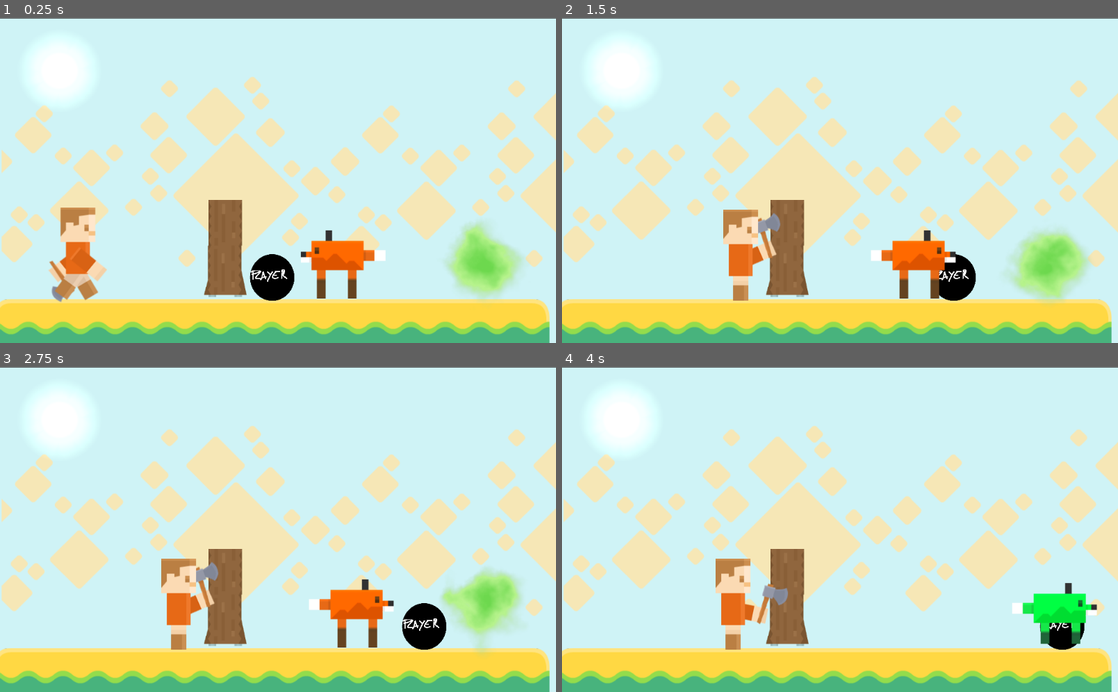
Above: before the commit, frames 1-4 (two rows, left to right).
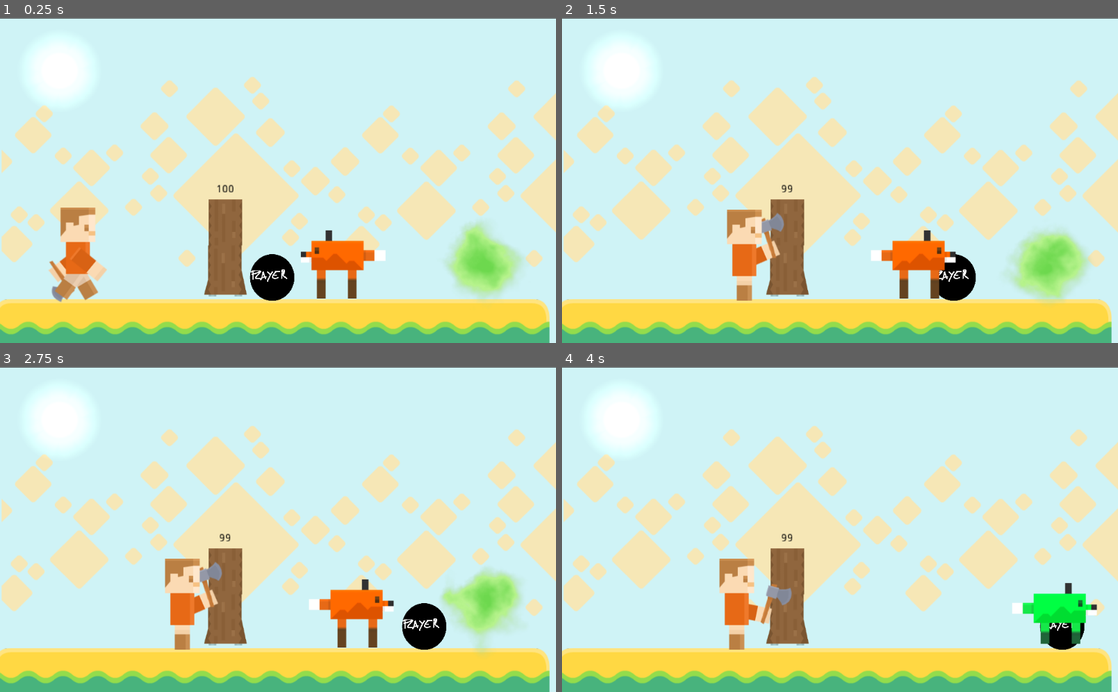
Above: after the commit, the same moments.

Repository: thiagola92/gamejamplus-2020
Game: Godot game, scene res://scenes/Main.tscn
The game is run twice, just before and just after one commit, with the same random seed, the same clock (stepped at 60 frames per second) and the same inputs. The project has no main scene, so this scene is started directly.
Inputs:
- Up to frame 1 (0.25 s): no input
- Up to frame 2 (1.5 s): hold D 0.53-1.28 s; hold A from 1.28 s (still down)
- Up to frame 3 (2.75 s): release A at 2.03 s; hold D from 2.03 s (still down)
- Up to frame 4 (4 s): release D at 3.53 s; hold A from 3.53 s (still down)

The runs differ from the first frame. In frame 1, 0.1% of the frame differs, in the area x 36-45%, y 51-86%; in frame 2, 0.9%; in frame 3, 0.9%; in frame 4, 0.9%, in the area x 27-45%, y 51-87%.

Commit message:
Wall

Diff:
--- a/Game/scenes/Enemy.tscn
+++ b/Game/scenes/Enemy.tscn
@@ -17,14 +17,14 @@
 
 [sub_resource type="SpriteFrames" id=2]
 animations = [ {
+"frames": [ ExtResource( 10 ), ExtResource( 11 ) ],
+"loop": true,
+"name": "attack",
+"speed": 5.0
+}, {
 "frames": [ ExtResource( 9 ), ExtResource( 6 ), ExtResource( 8 ), ExtResource( 7 ), ExtResource( 5 ), ExtResource( 3 ), ExtResource( 1 ), ExtResource( 4 ) ],
 "loop": true,
 "name": "run",
-"speed": 5.0
-}, {
-"frames": [ ExtResource( 10 ), ExtResource( 11 ) ],
-"loop": true,
-"name": "attack",
 "speed": 5.0
 } ]
 
@@ -40,4 +40,6 @@
 [node name="AnimatedSprite" type="AnimatedSprite" parent="."]
 frames = SubResource( 2 )
 animation = "run"
+
+[node name="Timer" type="Timer" parent="."]
 [connection signal="area_entered" from="." to="." method="_on_Enemy_area_entered"]
--- a/Game/scenes/Main.tscn
+++ b/Game/scenes/Main.tscn
@@ -79,9 +79,8 @@
 z_index = 1
 
 [node name="Wall" parent="." instance=ExtResource( 3 )]
-position = Vector2( 426.727, 418.614 )
+position = Vector2( 427, 418 )
 scale = Vector2( 0.7, 0.7 )
-script = null
 
 [node name="Light2D" type="Light2D" parent="."]
 position = Vector2( 124.615, 92.2835 )
@@ -104,11 +103,17 @@
 position = Vector2( 334.667, 280.82 )
 z_index = -1
 texture = ExtResource( 1 )
+__meta__ = {
+"_edit_lock_": true
+}
 
 [node name="set2_tiles2" type="Sprite" parent="."]
 position = Vector2( 974.07, 281.074 )
 z_index = -1
 texture = ExtResource( 1 )
+__meta__ = {
+"_edit_lock_": true
+}
 
 [node name="Guarana" parent="." instance=ExtResource( 8 )]
 position = Vector2( 643.515, 447.929 )
--- a/Game/scenes/Wall.tscn
+++ b/Game/scenes/Wall.tscn
@@ -5,17 +5,17 @@
 [sub_resource type="GDScript" id=1]
 script/source = "extends Area2D
 
+export var health = 100
 
-func _physics_process(delta):
-	pass
-
-# Called when the node enters the scene tree for the first time.
 func _ready():
 	pass
 
-# Called every frame. 'delta' is the elapsed time since the previous frame.
-#func _process(delta):
-#	pass
+func _process(delta):
+		$Health.text = str(health)
+
+func hit():
+	health -= 1
+	print(health)
 "
 
 [sub_resource type="RectangleShape2D" id=2]
@@ -53,6 +53,9 @@
 
 [node name="Wall" type="Area2D"]
 script = SubResource( 1 )
+__meta__ = {
+"_edit_group_": true
+}
 
 [node name="CollisionShape2D" type="CollisionShape2D" parent="."]
 shape = SubResource( 2 )
@@ -61,3 +64,17 @@
 tile_set = SubResource( 3 )
 format = 1
 tile_data = PoolIntArray( -65537, 1, 0, 65535, 0, 0 )
+
+[node name="Health" type="Label" parent="."]
+margin_left = -113.326
+margin_top = -197.556
+margin_right = 0.67395
+margin_bottom = -153.556
+rect_scale = Vector2( 2, 2 )
+custom_colors/font_color = Color( 0, 0, 0, 1 )
+text = "health"
+align = 1
+valign = 1
+__meta__ = {
+"_edit_use_anchors_": false
+}
--- a/Game/scripts/Inimigo.gd
+++ b/Game/scripts/Inimigo.gd
@@ -15,4 +15,5 @@
 	$AnimatedSprite.play("attack")
 	speed = 0
 
-	print(area)
+	if area.get_name() == "Wall":
+		area.hit()
